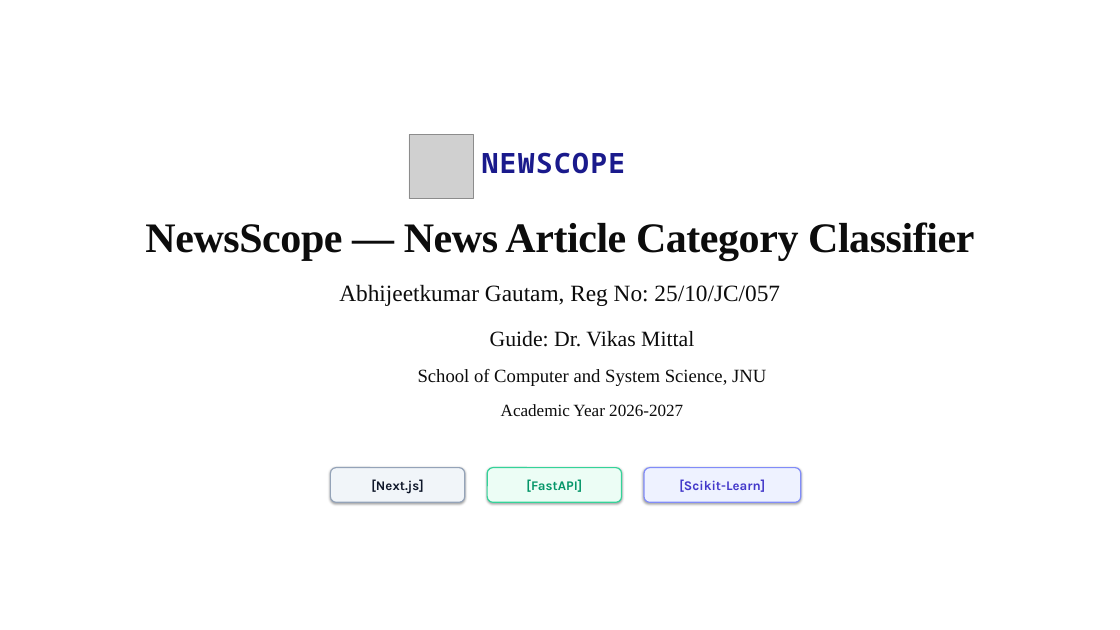
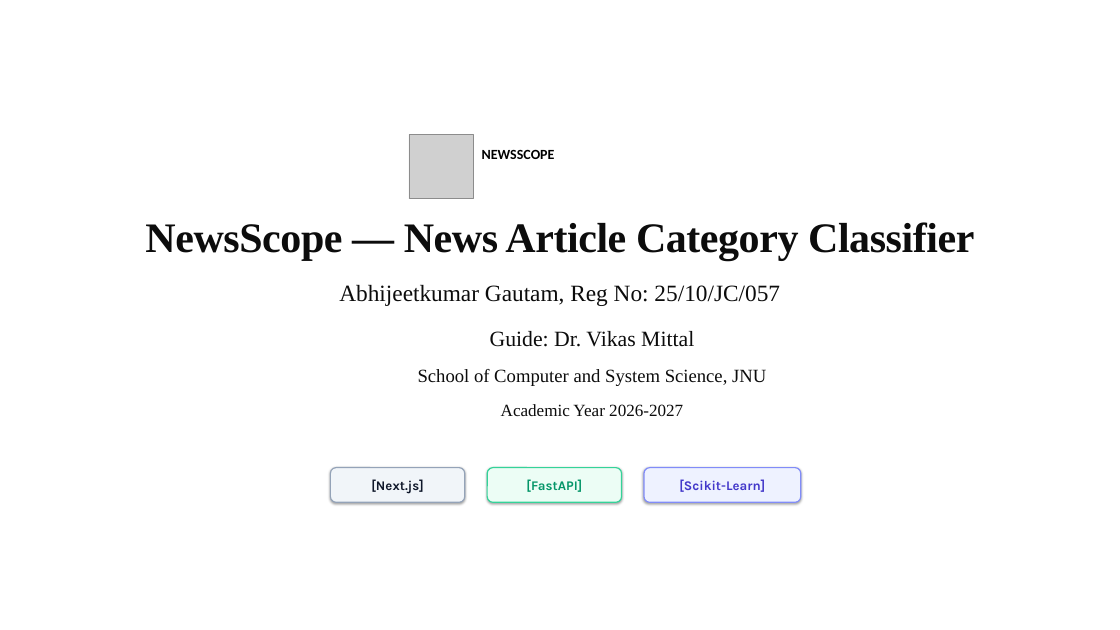
Before and after one commit to Abhijeet0848/NewsLens, a slide deck: slide 1 of docs/NewsScope_Presentation.pptx. Drawn at 1120x630 pixels with LibreOffice and Linux fonts; fonts in the diff are those of the drawing; grey boxes stand for pictures; background and template pictures are left out. Boxes give left, top, right and bottom in pixels: in the first picture for what was removed or moved away, otherwise in the second. Text is boxed around its words. In the diff, an @@ line names an element or a change of style, - is before the commit and + after.

```diff
--- a/docs/NewsScope_Presentation.pptx
+++ b/docs/NewsScope_Presentation.pptx
@@ text at (482, 149, 555, 159): text changed; size 36 to 18 pt; font Noto Sans Mono to Calibri; text colour #1A1A8C to #000000 @@
-NEWSCOPE
+NEWSSCOPE
```
Also in this commit, not shown: 14 other slides changed, 3 other files.
